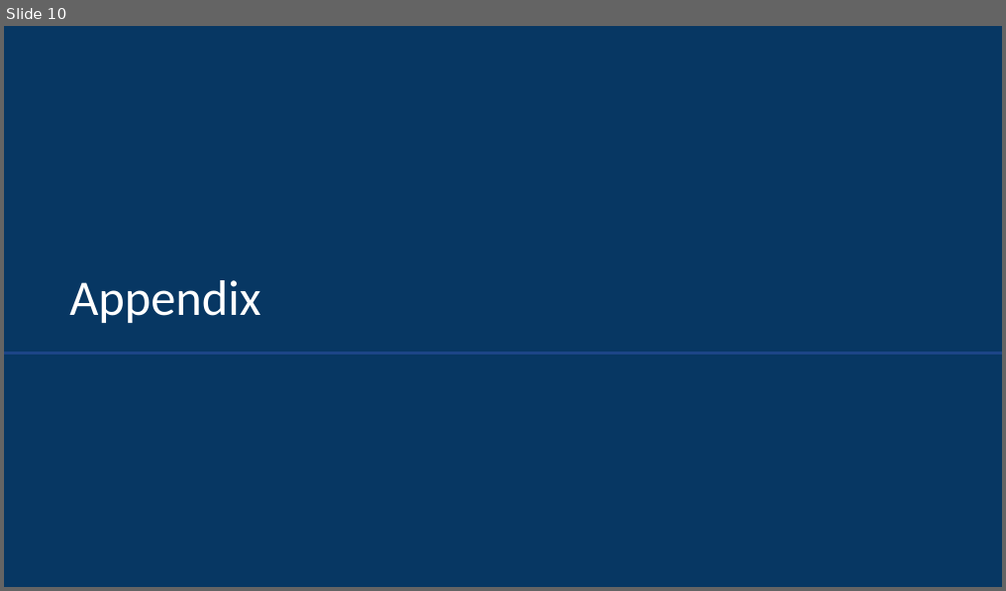
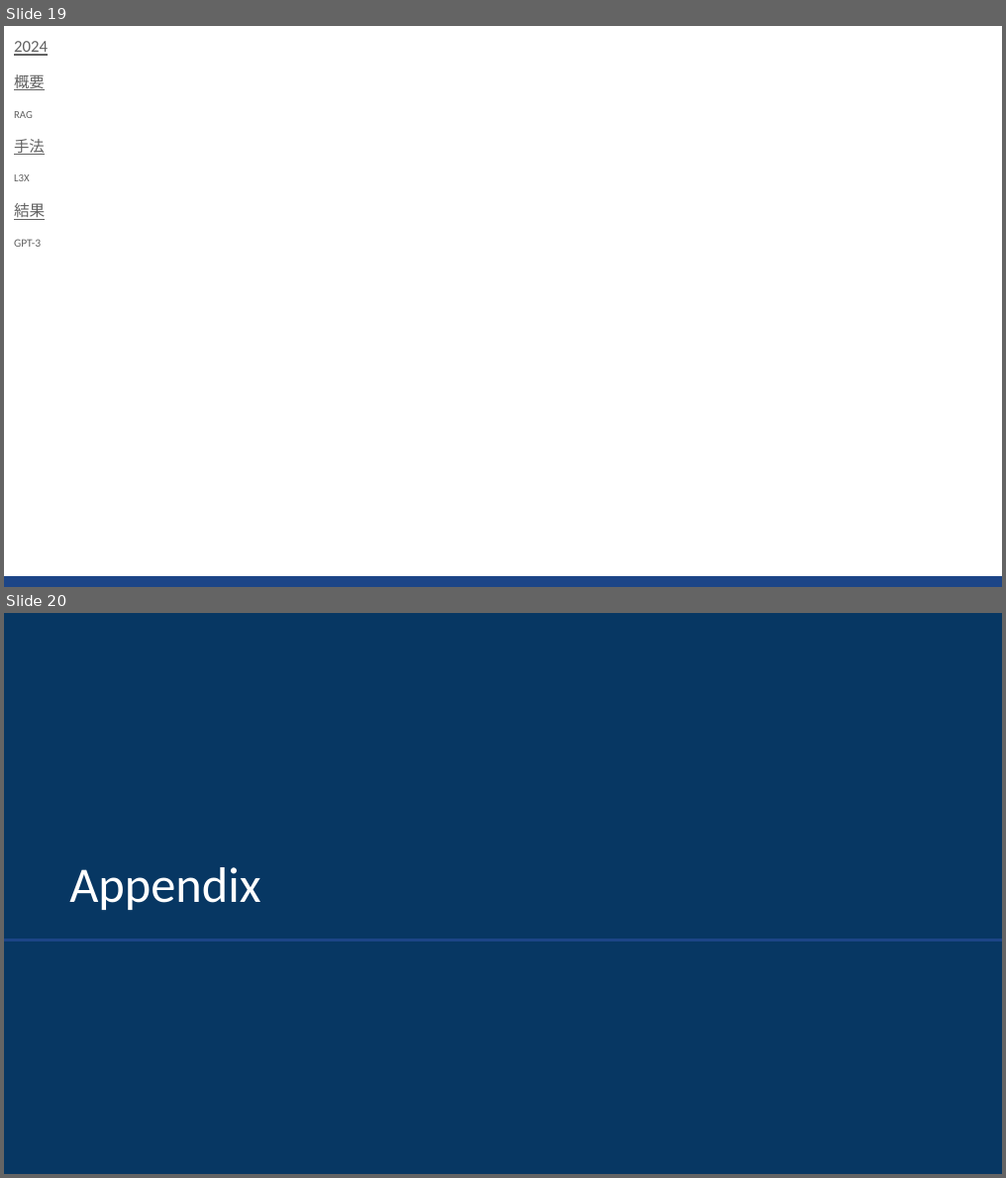
Before and after one commit to sekihan02/code_sundbox, a slide deck: 2024_LLM論文要約_5.pptx. Shown one above the other, each under a label of ours: slide 10 before the commit, slides 19 and 20 after it. The pictures are 1006x591 and 1006x1178 pixels, drawn with LibreOffice and Linux fonts; fonts in the diff are those of the drawing. Boxes give left, top, right and bottom in pixels: in the first picture for what was removed or moved away, otherwise in the second. Text is boxed around its words. In the diff, an @@ line names an element or a change of style, - is before the commit and + after.

```diff
--- a/2024_LLM論文要約_5.pptx
+++ b/2024_LLM論文要約_5.pptx
@@ slide 19 added at (4, 26, 1002, 587), background #FFFFFF @@
@@ text added at (14, 41, 48, 247), 7.6 pt, text #616161 @@
+2024
+概要
+RAG
+手法
+L3X
+結果
+GPT-3
@@ rectangle added at (4, 576, 1002, 587), fill #1C4587 @@
@@ what was slide 10 is now slide 20 @@
```
Also in this commit, not shown: 3 slides changed, 9 other slides added, 1 other file.
